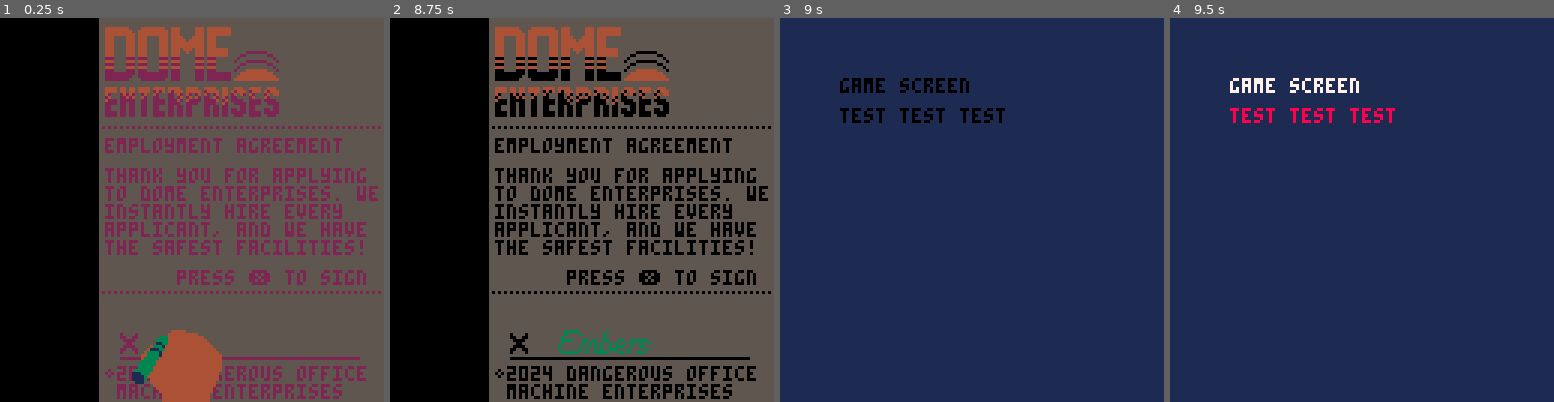
Above: before the commit, frames 1-4 (left to right).
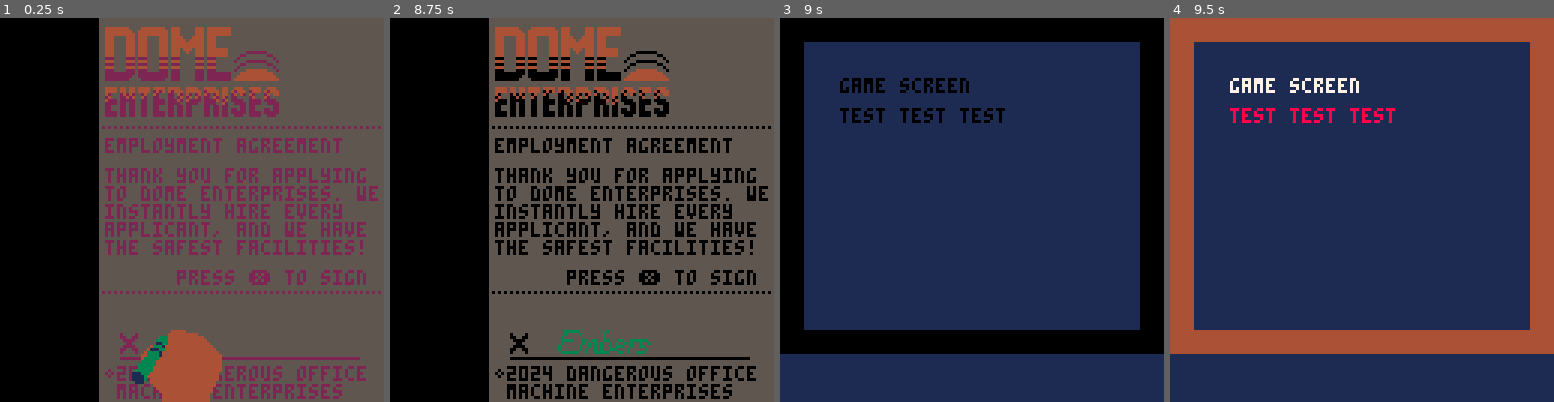
Above: after the commit, the same moments.

Repository: aritosuits/onebuttonjam2024
Game: PICO-8 cartridge cart.p8
The game is run twice, just before and just after one commit, with the same random seed, the same clock (stepped at 60 frames per second) and the same inputs.
Inputs:
- Up to frame 1 (0.25 s): no input
- Up to frame 2 (8.75 s): tap O (Z key) at 0.33, 0.7, 1.43, 2.22, 3.1, 3.98, 4.87, 5.75, 6.63, 7.52, 8.4 s
- Up to frame 3 (9 s): no input
- Up to frame 4 (9.5 s): tap O (Z key) at 9.28 s

Frames 1-2 are identical in both runs. In frame 3, 22% of the frame differs, in the area x 0-100%, y 0-88%; in frame 4, 22%.

Commit message:
Initial work

Diff:
--- a/cart.p8
+++ b/cart.p8
@@ -153,7 +153,20 @@
 
 
 __map__
-0000000000000000000000000001000000000000000000000000000000000000000000000000000000000000000000000000000000000000000000000000000000000000000000000000000000000000000000000000000000000000000000000000000000000000000000000000000000000000000000000000000000000000
+eaeaeaeaeaeaeaeaeaeaeaeaeaeaeaea00000000000000000000000000000000000000000000000000000000000000000000000000000000000000000000000000000000000000000000000000000000000000000000000000000000000000000000000000000000000000000000000000000000000000000000000000000000
+ea0000000000000000000000000000ea00000000000000000000000000000000000000000000000000000000000000000000000000000000000000000000000000000000000000000000000000000000000000000000000000000000000000000000000000000000000000000000000000000000000000000000000000000000
+ea0000000000000000000000000000ea00000000000000000000000000000000000000000000000000000000000000000000000000000000000000000000000000000000000000000000000000000000000000000000000000000000000000000000000000000000000000000000000000000000000000000000000000000000
+ea0000000000000000000000000000ea00000000000000000000000000000000000000000000000000000000000000000000000000000000000000000000000000000000000000000000000000000000000000000000000000000000000000000000000000000000000000000000000000000000000000000000000000000000
+ea0000000000000000000000000000ea00000000000000000000000000000000000000000000000000000000000000000000000000000000000000000000000000000000000000000000000000000000000000000000000000000000000000000000000000000000000000000000000000000000000000000000000000000000
+ea0000000000000000000000000000ea00000000000000000000000000000000000000000000000000000000000000000000000000000000000000000000000000000000000000000000000000000000000000000000000000000000000000000000000000000000000000000000000000000000000000000000000000000000
+ea0000000000000000000000000000ea00000000000000000000000000000000000000000000000000000000000000000000000000000000000000000000000000000000000000000000000000000000000000000000000000000000000000000000000000000000000000000000000000000000000000000000000000000000
+ea0000000000000000000000000000ea00000000000000000000000000000000000000000000000000000000000000000000000000000000000000000000000000000000000000000000000000000000000000000000000000000000000000000000000000000000000000000000000000000000000000000000000000000000
+ea0000000000000000000000000000ea00000000000000000000000000000000000000000000000000000000000000000000000000000000000000000000000000000000000000000000000000000000000000000000000000000000000000000000000000000000000000000000000000000000000000000000000000000000
+ea0000000000000000000000000000ea00000000000000000000000000000000000000000000000000000000000000000000000000000000000000000000000000000000000000000000000000000000000000000000000000000000000000000000000000000000000000000000000000000000000000000000000000000000
+ea0000000000000000000000000000ea00000000000000000000000000000000000000000000000000000000000000000000000000000000000000000000000000000000000000000000000000000000000000000000000000000000000000000000000000000000000000000000000000000000000000000000000000000000
+ea0000000000000000000000000000ea00000000000000000000000000000000000000000000000000000000000000000000000000000000000000000000000000000000000000000000000000000000000000000000000000000000000000000000000000000000000000000000000000000000000000000000000000000000
+ea0000000000000000000000000000ea00000000000000000000000000000000000000000000000000000000000000000000000000000000000000000000000000000000000000000000000000000000000000000000000000000000000000000000000000000000000000000000000000000000000000000000000000000000
+eaeaeaeaeaeaeaeaeaeaeaeaeaeaeaea00000000000000000000000000000000000000000000000000000000000000000000000000000000000000000000000000000000000000000000000000000000000000000000000000000000000000000000000000000000000000000000000000000000000000000000000000000000
 
 
 
--- a/state.game.lua
+++ b/state.game.lua
@@ -13,6 +13,7 @@
 
 function game.draw()
 	cls(1)
+	map(0,0)
 	color(7)
 	print('game screen', 20, 20)
 	color(8)
Not shown, changed: 24 lines of the sprite sheet (__gfx__) section of cart.p8
Not shown, changed: .gitignore
